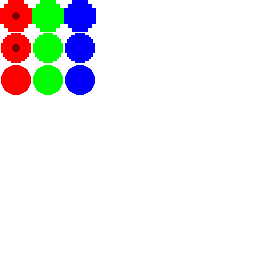
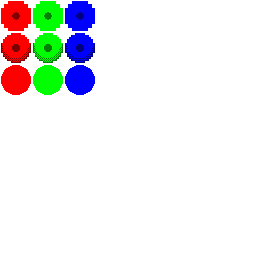
Layered file, before and after one edit (256 x 256). Changes by layer:
added layer "Layer 1" (50%) above "details" over [1, 43, 95, 63]
"details": opacity 50% → 100%, painted on it over [12, 12, 84, 52]
painted on "cores" over [0, 0, 96, 32]
